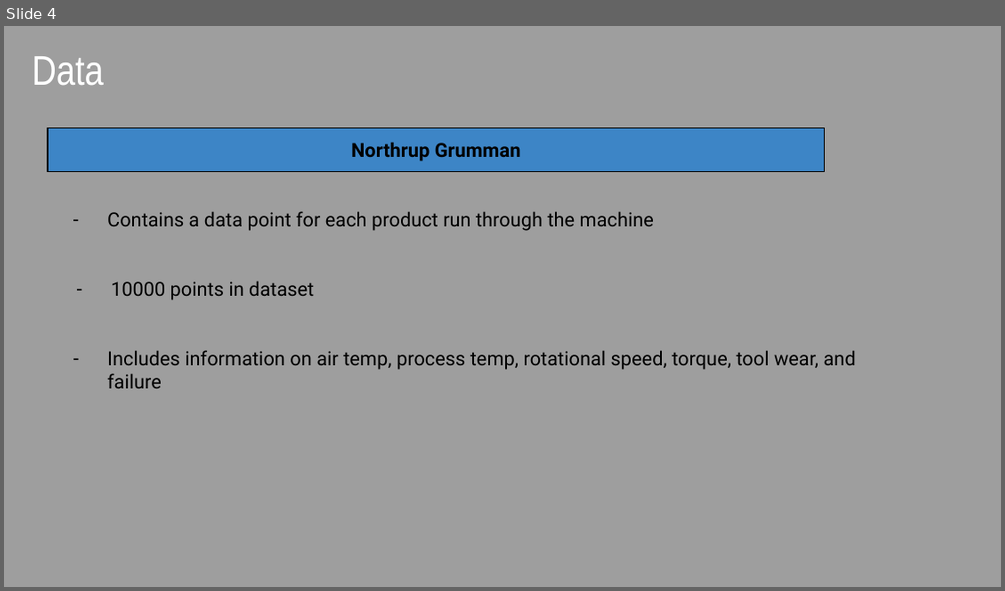
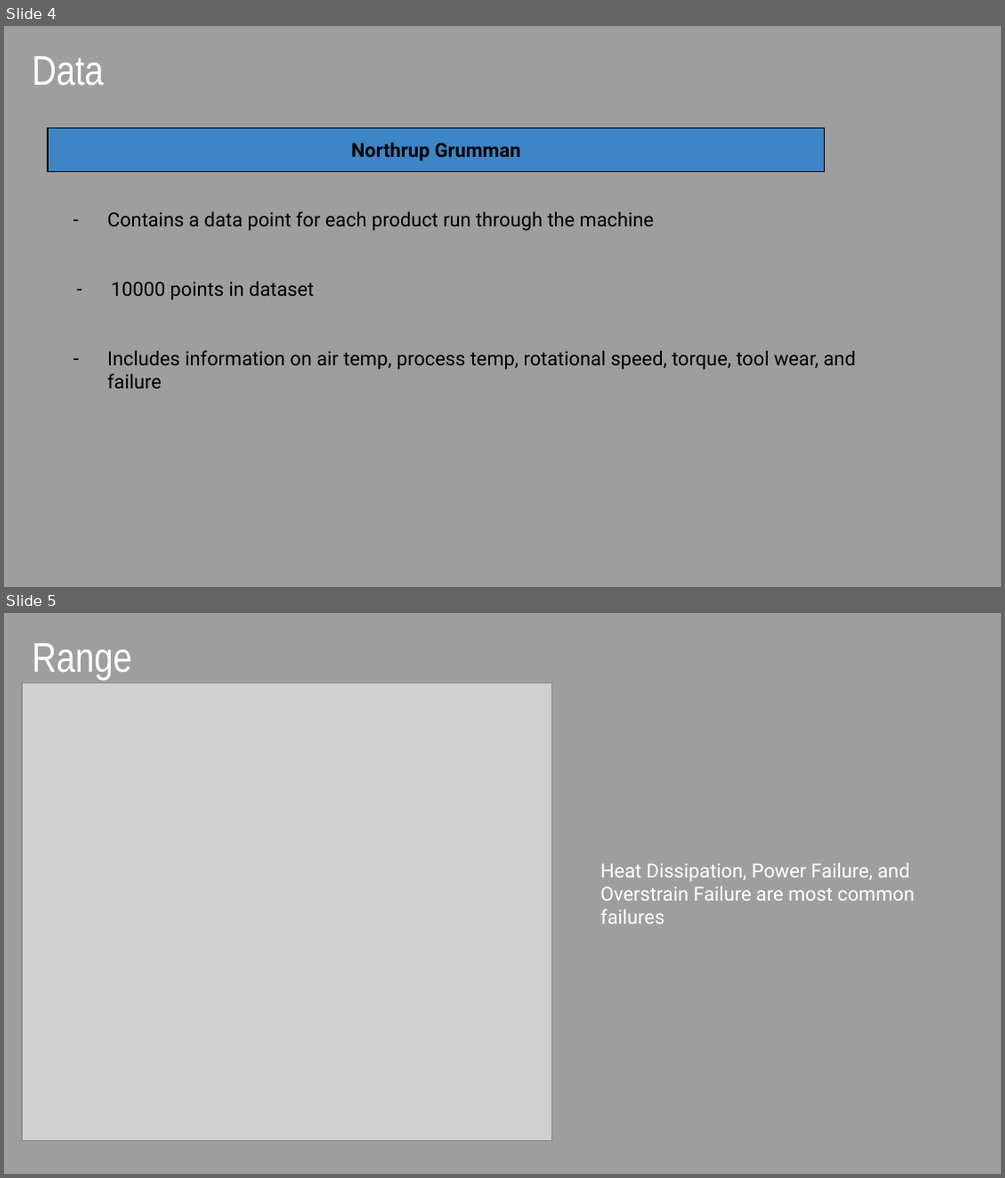
Before and after one commit to tfuger10/Machine-Predictive-Maintenance, a slide deck: Machine-Predictive-Maintenance.pptx. Shown one above the other, each under a label of ours: slide 4 before the commit, slides 4 and 5 after it. The pictures are 1005x591 and 1005x1178 pixels, drawn with LibreOffice and Linux fonts; fonts in the diff are those of the drawing; grey boxes stand for pictures. Boxes give left, top, right and bottom in pixels: in the first picture for what was removed or moved away, otherwise in the second. Text is boxed around its words. In the diff, an @@ line names an element or a change of style, - is before the commit and + after.

```diff
--- a/Machine-Predictive-Maintenance.pptx
+++ b/Machine-Predictive-Maintenance.pptx
@@ slide 5 added at [4,613,1001,1174], background #9E9E9E @@
@@ title added at [32,643,132,680], 30 pt, text #FFFFFF @@
+Range
@@ picture added at [22,682,552,1140] @@
@@ text added at [600,863,914,924], 14 pt, text #FFFFFF @@
+Heat Dissipation, Power Failure, and Overstrain Failure are most common failures
```
Also in this commit, not shown: 2 other slides added, 3 slides removed, 1 other file.
